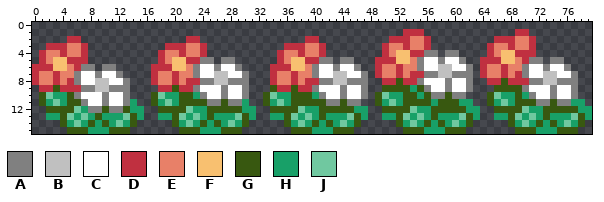
Two versions of one sprite sheet, Graphics/Autotiles/Flowers2.png. That is the earlier state.
The file is 160x32 pixels, drawn in blocks of 2x2; one block is one cell here.
Palette (. is transparent): A #808080  B #c0c0c0  C #ffffff  D #c03040  E #e88068  F #f8c070  G #385810  H #18a068  J #70c8a0
Now the later version:
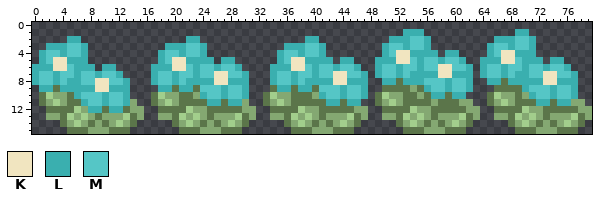
Colours new in this view: K #f1e5c0  L #3aafaf  M #55c6c6
Diff:
colour G: #385810 -> #5b754a
colour H: #18a068 -> #84a872
colour J: #70c8a0 -> #a2ce8c
Changed rows in their new state; - is a pixel that keeps its letter.
first column x 0:
 1 -----------------------------------------------------LLL-------------LL-------
 2 -----LL---------------LL---------------LL----------LLLMML---------LLLMML------
 3 --LLLMML-----------LLLMML-----------LLLMML--------LMMLMML--------LMMLMML------
 4 -LMMLMML----------LMMLMML----------LMMLMML--------LMKKLLLL-LL----LMKKLLL------
 5 -LMKKLLL----------LMKKLLLL-LL------LMKKLLLL-LL---LLLKKMLMMLMML--LLLKKMLLL-LL--
 6 LLLKKMLLL-LL-----LLLKKMLMMLMML----LLLKKMLMMLMML--LMMLMMLMMKKMML-LMMLMMLMMLMML-
 7 LMMLMMLMMLMML----LMMLMMLMMKKMML---LMMLMMLMMKKMML-LMMLMLLLLKKLLL-LMMLMLLMMKKMML
 8 LMMLMLLMMKKMML---LMMLMLLLLKKLLL---LMMLMLLLLKKLLL--LL-LLLMMMLMML--LL-LLLLLKKLLL
 9 -LL-LLLLLKKLLL----LL-LLGMMMLMML----LL-LLGMMMLMML--------LMMLMML-------LMMMLMML
10 ------LMMMLMML----------LMMLMML----------LMMLMML---------LL-LL---------LMMLMML
11 -------LMMLMML-----------LL-LL------------LL-LL-------------------------LL-LL-
12 --------LL-LL-----------------------------------------------------------------
Changed places in both pictures, as pixel boxes (x1, y1, x2, y2):
changed: (32, 29, 592, 134)
